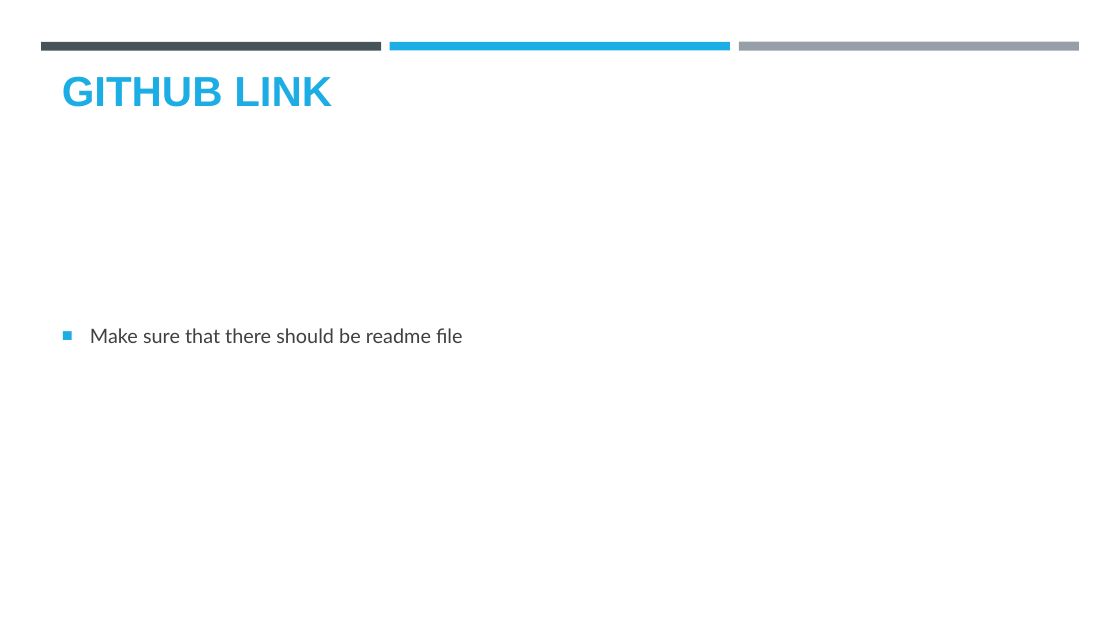
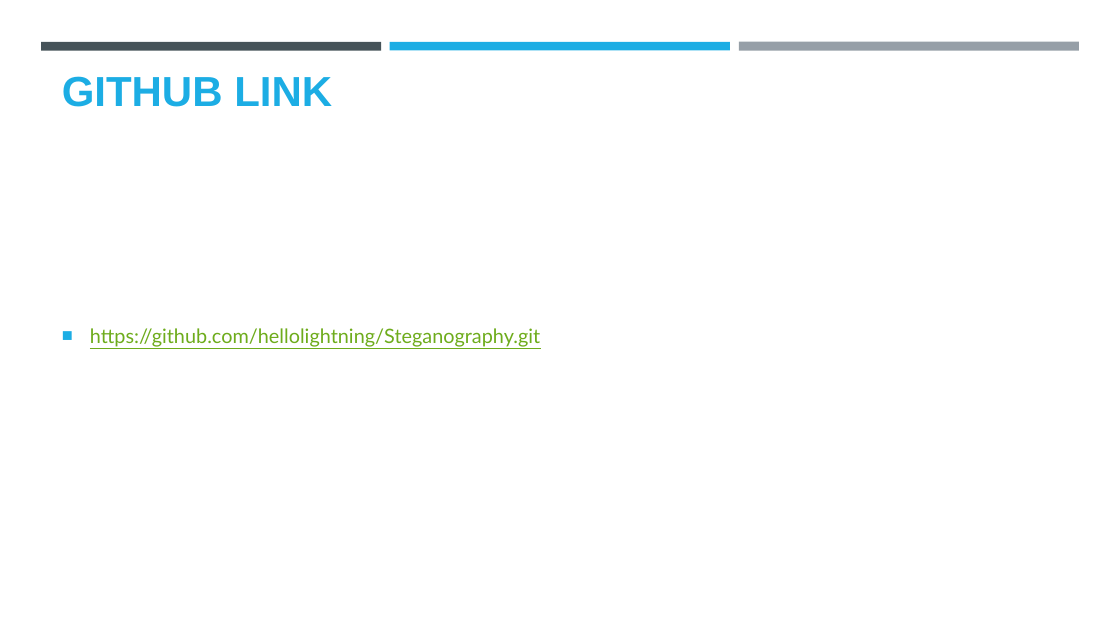
Before and after one commit to hellolightning/Steganography, a slide deck: slide 10 of AICTE PPT - YASH G JADHAV.pptx. Drawn at 1120x630 pixels with LibreOffice and Linux fonts; fonts in the diff are those of the drawing; background and template pictures are left out. Boxes give left, top, right and bottom in pixels: in the first picture for what was removed or moved away, otherwise in the second. Text is boxed around its words. In the diff, an @@ line names an element or a change of style, - is before the commit and + after.

```diff
--- a/AICTE PPT - YASH G JADHAV.pptx
+++ b/AICTE PPT - YASH G JADHAV.pptx
@@ text at [90, 328, 540, 347]: text changed; text colour #404040 to #6EAC1C @@
-■ Make sure that there should be readme file
+■ https://github.com/hellolightning/Steganography.git
```
Also in this commit, not shown: 2 other slides changed.
